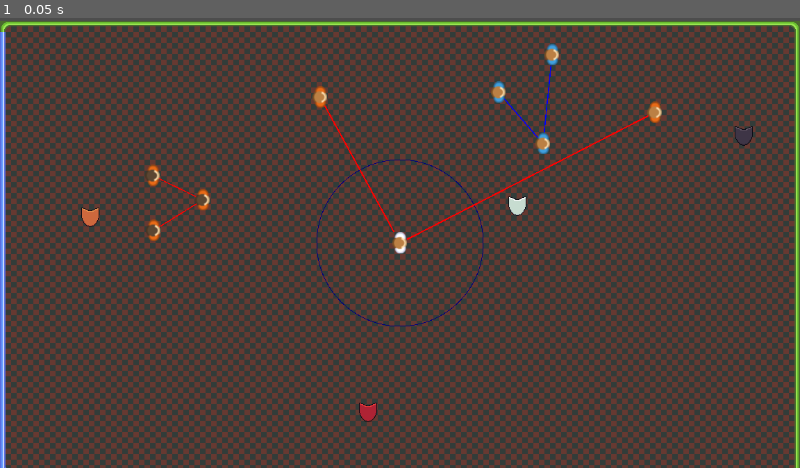
Above: before the commit, frame 1.
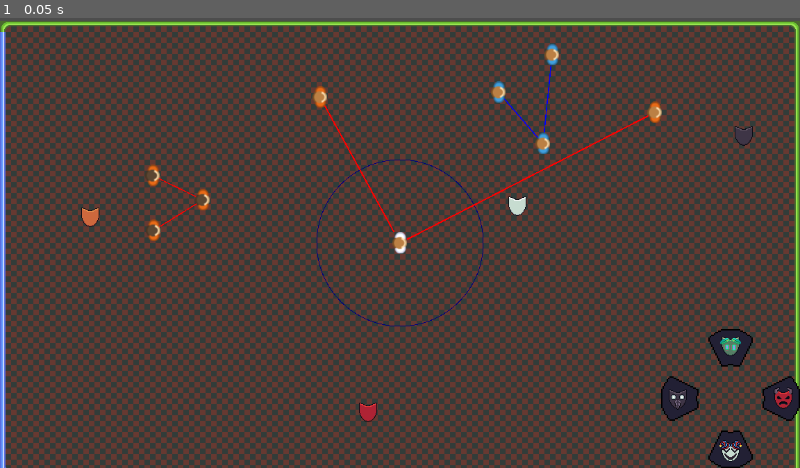
Above: after the commit, the same moment.

Repository: ImJustJC/a-mask-2-mask
Game: Godot game, scene res://Scenes/playground.tscn
Two runs of this game, one before a commit and one after it. Both use one fixed random seed, a clock stepped at 60 frames per second and the inputs below.
Inputs:
- Up to frame 1 (0.05 s): no input

The runs differ from the first frame. In frame 1, 1.4% of the frame differs, in the area x 82-100%, y 69-100%.

Commit message:
Sample mask UI ingame

Diff:
--- a/Scenes/GameUI.tscn
+++ b/Scenes/GameUI.tscn
@@ -1,6 +1,12 @@
 [gd_scene format=3 uid="uid://kpvv5w17jkd5"]
 
 [ext_resource type="Script" uid="uid://dgii03njubfw4" path="res://Scripts/UIManager.gd" id="1_tyage"]
+[ext_resource type="Texture2D" uid="uid://ddecccn8lj41l" path="res://Assets/CustomTilemap/directional_frame_v.png" id="2_po7eo"]
+[ext_resource type="Texture2D" uid="uid://5p3hk0oh5j64" path="res://Assets/Masks/Vudu.png" id="3_d8tla"]
+[ext_resource type="Texture2D" uid="uid://bq6ftjk8goyg1" path="res://Assets/CustomTilemap/directional_frame_h.png" id="4_tii1l"]
+[ext_resource type="Texture2D" uid="uid://dwket4npv513w" path="res://Assets/Masks/Peste.png" id="5_8dgta"]
+[ext_resource type="Texture2D" uid="uid://0eksavadstdy" path="res://Assets/Masks/Demonio.png" id="6_j41el"]
+[ext_resource type="Texture2D" uid="uid://q7lum1djtpud" path="res://Assets/Masks/Juglar.png" id="7_8oijl"]
 
 [node name="GameUi" type="Control" unique_id=17978878]
 layout_mode = 3
@@ -23,41 +29,91 @@
 columns = 3
 
 [node name="Inv" type="ColorRect" parent="MaskPicker" unique_id=670251488]
-custom_minimum_size = Vector2(64, 64)
 layout_mode = 2
 color = Color(1, 1, 1, 0)
 
-[node name="Up" type="ColorRect" parent="MaskPicker" unique_id=1008165950]
-custom_minimum_size = Vector2(64, 64)
+[node name="Up" type="TextureRect" parent="MaskPicker" unique_id=2145856590]
+layout_mode = 2
+texture = ExtResource("2_po7eo")
+
+[node name="MaskUI" type="TextureRect" parent="MaskPicker/Up" unique_id=1694284276]
+layout_mode = 1
+anchors_preset = -1
+anchor_left = 0.5
+anchor_right = 0.5
+anchor_bottom = 1.0
+offset_left = -16.0
+offset_top = 8.0
+offset_right = 16.0
+offset_bottom = -24.0
+grow_horizontal = 2
+grow_vertical = 2
+texture = ExtResource("3_d8tla")
+
+[node name="Inv2" type="ColorRect" parent="MaskPicker" unique_id=1313374588]
 layout_mode = 2
 color = Color(1, 1, 1, 0)
 
-[node name="Inv2" type="ColorRect" parent="MaskPicker" unique_id=1313374588]
-custom_minimum_size = Vector2(64, 64)
+[node name="Left" type="TextureRect" parent="MaskPicker" unique_id=859981615]
+layout_mode = 2
+texture = ExtResource("4_tii1l")
+
+[node name="MaskUI" type="TextureRect" parent="MaskPicker/Left" unique_id=1505817488]
+layout_mode = 1
+anchors_preset = 14
+anchor_top = 0.5
+anchor_right = 1.0
+anchor_bottom = 0.5
+offset_left = 8.0
+offset_top = -16.0
+offset_right = -24.0
+offset_bottom = 16.0
+grow_horizontal = 2
+grow_vertical = 2
+texture = ExtResource("5_8dgta")
+
+[node name="Inv3" type="ColorRect" parent="MaskPicker" unique_id=2128587785]
 layout_mode = 2
 color = Color(1, 1, 1, 0)
 
-[node name="Left" type="ColorRect" parent="MaskPicker" unique_id=204337369]
-custom_minimum_size = Vector2(64, 64)
+[node name="Right" type="TextureRect" parent="MaskPicker" unique_id=545298378]
+layout_mode = 2
+texture = ExtResource("4_tii1l")
+flip_h = true
+
+[node name="MaskUI" type="TextureRect" parent="MaskPicker/Right" unique_id=423863699]
+layout_mode = 1
+anchors_preset = 14
+anchor_top = 0.5
+anchor_right = 1.0
+anchor_bottom = 0.5
+offset_left = 24.0
+offset_top = -16.0
+offset_right = -8.0
+offset_bottom = 16.0
+grow_horizontal = 2
+grow_vertical = 2
+texture = ExtResource("6_j41el")
+
+[node name="Inv4" type="ColorRect" parent="MaskPicker" unique_id=441412527]
 layout_mode = 2
 color = Color(1, 1, 1, 0)
 
-[node name="Inv3" type="ColorRect" parent="MaskPicker" unique_id=2128587785]
-custom_minimum_size = Vector2(64, 64)
+[node name="Down" type="TextureRect" parent="MaskPicker" unique_id=1699550517]
 layout_mode = 2
-color = Color(1, 1, 1, 0)
+texture = ExtResource("2_po7eo")
+flip_v = true
 
-[node name="Right" type="ColorRect" parent="MaskPicker" unique_id=230308589]
-custom_minimum_size = Vector2(64, 64)
-layout_mode = 2
-color = Color(1, 1, 1, 0)
-
-[node name="Inv4" type="ColorRect" parent="MaskPicker" unique_id=441412527]
-custom_minimum_size = Vector2(64, 64)
-layout_mode = 2
-color = Color(1, 1, 1, 0)
-
-[node name="Down" type="ColorRect" parent="MaskPicker" unique_id=2102697275]
-custom_minimum_size = Vector2(64, 64)
-layout_mode = 2
-color = Color(1, 1, 1, 0)
+[node name="MaskUI" type="TextureRect" parent="MaskPicker/Down" unique_id=1996859288]
+layout_mode = 1
+anchors_preset = 13
+anchor_left = 0.5
+anchor_right = 0.5
+anchor_bottom = 1.0
+offset_left = -16.0
+offset_top = 24.0
+offset_right = 16.0
+offset_bottom = -8.0
+grow_horizontal = 2
+grow_vertical = 2
+texture = ExtResource("7_8oijl")
Binary file added: Assets/CustomTilemap/directional_frame.ase
Binary file added: Assets/CustomTilemap/directional_frame.png
Not shown, added: Assets/CustomTilemap/directional_frame.png.import
Binary file added: Assets/CustomTilemap/directional_frame_h.png
Not shown, added: Assets/CustomTilemap/directional_frame_h.png.import
Binary file added: Assets/CustomTilemap/directional_frame_v.png
Not shown, added: Assets/CustomTilemap/directional_frame_v.png.import
